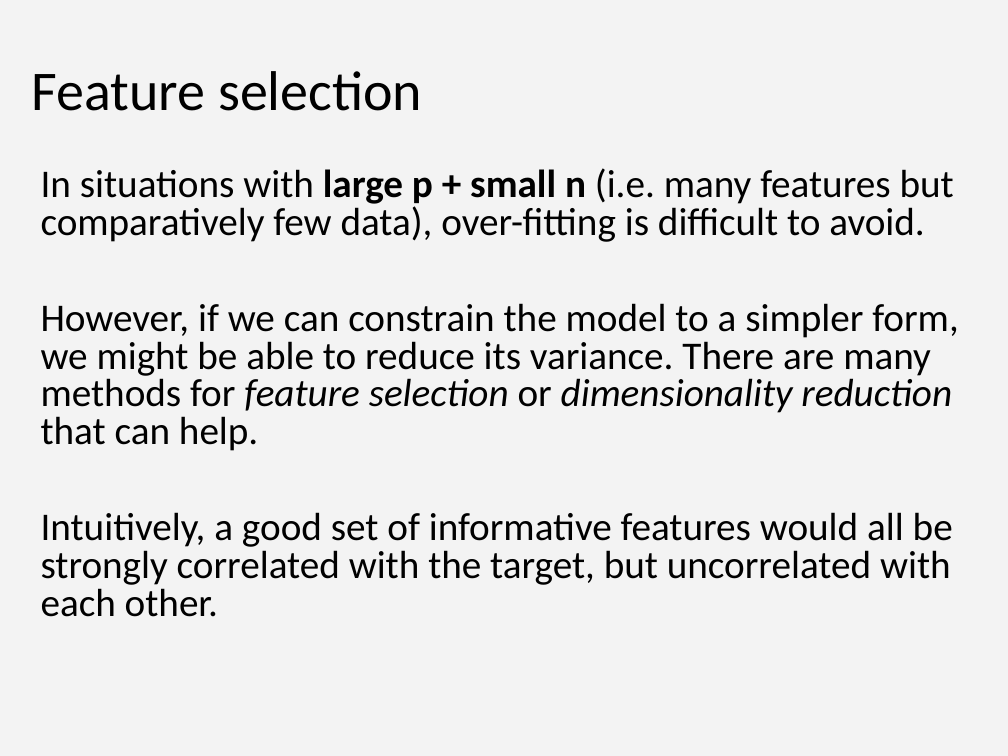
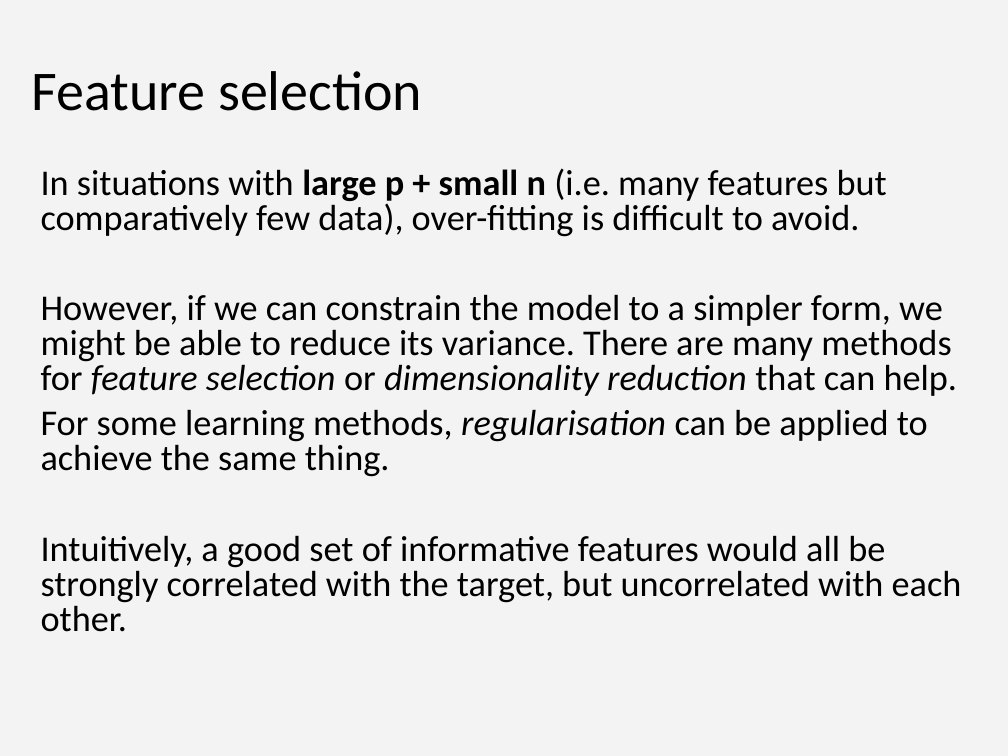
Before and after one commit to ImperialCollegeLondon/RCDS-intro-to-machine-learning, a slide deck: slide 27 of Intro_to_ML_2.pptx. Drawn at 1008x756 pixels with LibreOffice and Linux fonts; fonts in the diff are those of the drawing. Boxes give left, top, right and bottom in pixels: in the first picture for what was removed or moved away, otherwise in the second. Text is boxed around its words. In the diff, an @@ line names an element or a change of style, - is before the commit and + after.

```diff
--- a/Intro_to_ML_2.pptx
+++ b/Intro_to_ML_2.pptx
@@ text at (41,168,962,632): size 28 to 25.9 pt in "In situations with large p + small ...", "However, if we can constrain the model ...", "Intuitively, a good set of informative features ..." @@
@@ text at (41,409,928,477): paragraph added @@
+For some learning methods, regularisation can be applied to achieve the same thing.
```
Also in this commit, not shown: 2 other slides changed, 4 slides removed, 1 other file.
